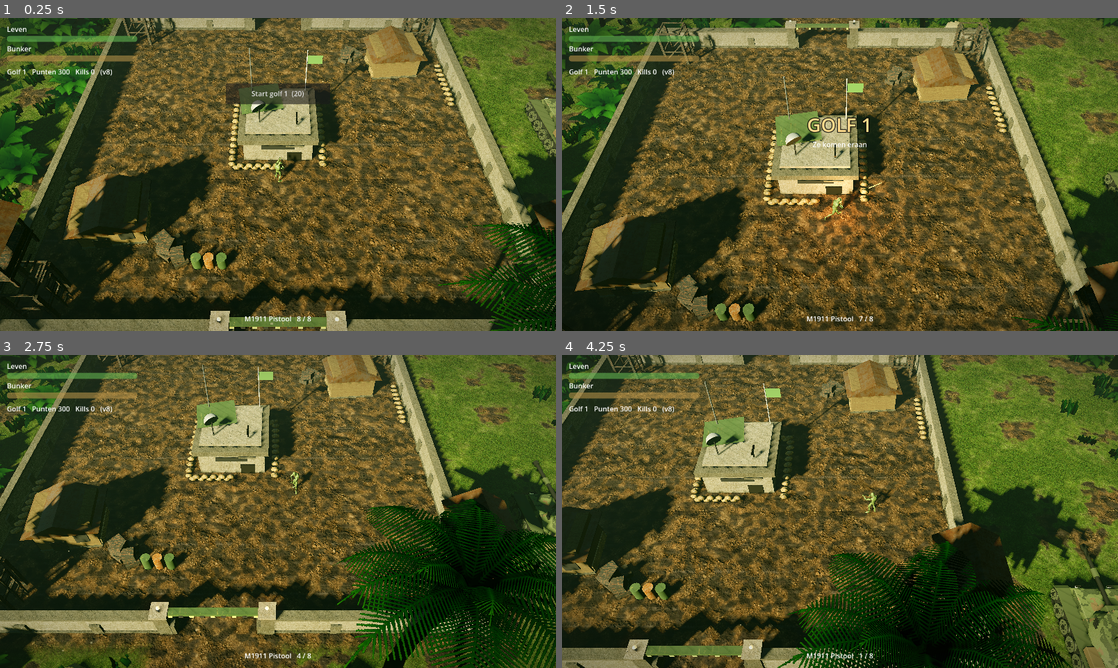
Above: before the commit, frames 1-4 (two rows, left to right).
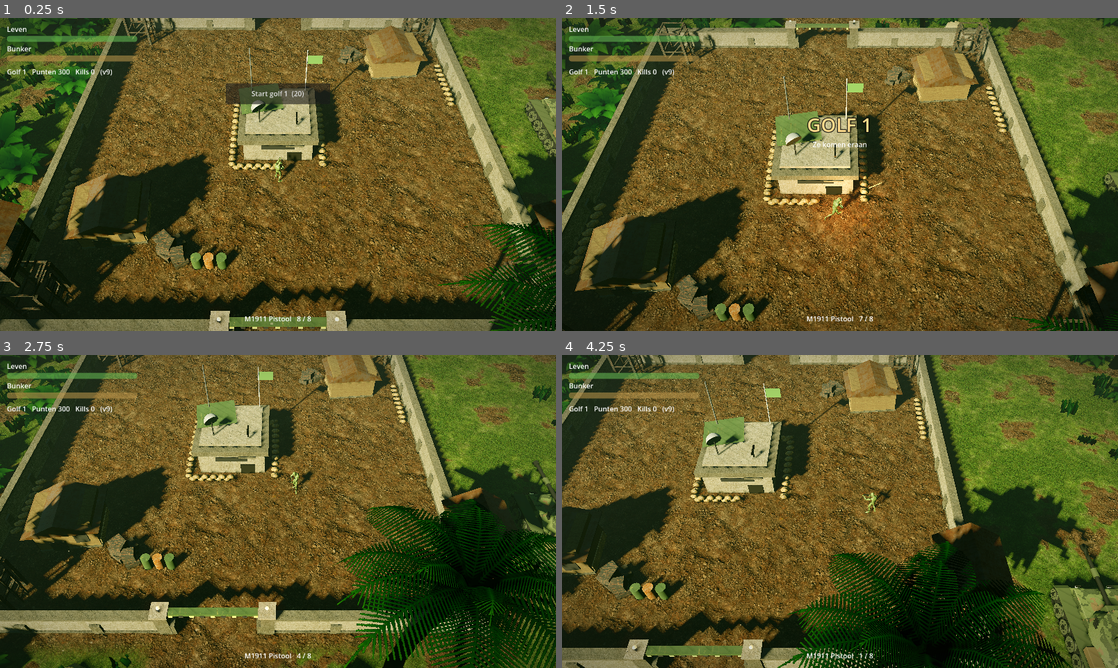
Above: after the commit, the same moments.

Repository: boodschappenmaatje/Bloedjungle-godot
Game: Godot game, scene res://scenes/main.tscn
Two runs of this game, one before a commit and one after it. Both use one fixed random seed, a clock stepped at 60 frames per second and the inputs below.
Inputs (mouse positions are in pixels of both pictures, inside the frame that each line leads up to):
- Up to frame 1 (0.25 s): no input
- Up to frame 2 (1.5 s): click "Start golf 1 (20)" at 0.5 s; move the mouse to (962, 158) at 1.27 s; hold D from 1.28 s (still down); click (962, 158) at 1.42 s
- Up to frame 3 (2.75 s): release D at 2 s; drag from (166, 527) to (250, 574) at 2.02 s
- Up to frame 4 (4.25 s): move the mouse to (895, 442) at 2.77 s; hold D 2.78-3.5 s; drag from (812, 574) to (673, 464) at 3.52 s

The runs differ from the first frame. In frame 1, 14% of the frame differs, in the area x 0-100%, y 0-100%; in frame 2, 16%; in frame 3, 13%; in frame 4, 12%.

Commit message:
Grond scherper en zonder lijnen: bandensporen-textuur eruit, naden gladgestreken, anisotrope filtering (v9)
Co-Authored-By: Claude Sonnet 5.5 <noreply@anthropic.com>
Claude-Session: https://claude.ai/code/session_01XZWExccfJCwQW5PZSu2NbC

Diff:
--- a/project.godot
+++ b/project.godot
@@ -42,6 +42,8 @@
 
 [rendering]
 
+textures/default_filters/anisotropic_filtering_level=3
+
 anti_aliasing/quality/screen_space_aa=1
 
 renderer/rendering_method="mobile"
--- a/scripts/hud.gd
+++ b/scripts/hud.gd
@@ -51,7 +51,7 @@
 		var w: Dictionary = Data.WEAPONS[p.weapon]
 		ammo.text = "%s   %s" % [w.name, "herladen..." if p.reload_t > 0.0 else "%d / %d" % [p.ammo, w.mag]]
 	base_bar.value = Game.base_hp / Game.base_max * 100.0
-	info.text = "Golf %d   Punten %d   Kills %d   (v8)" % [Game.wave, Game.points, Game.kills]
+	info.text = "Golf %d   Punten %d   Kills %d   (v9)" % [Game.wave, Game.points, Game.kills]
 
 
 func _on_banner(b: String, s: String, t: float) -> void:
--- a/scripts/level.gd
+++ b/scripts/level.gd
@@ -34,7 +34,7 @@
 	mat.set_shader_parameter("grass_tex", load("res://assets/textures/terrain/grass/base_color.jpg"))
 	mat.set_shader_parameter("jungle_tex", load("res://assets/textures/terrain/jungle_ground/base_color.jpg"))
 	mat.set_shader_parameter("dirt_tex", load("res://assets/textures/terrain/dry_earth/base_color.jpg"))
-	mat.set_shader_parameter("mud_tex", load("res://assets/textures/terrain/mud/base_color.jpg"))
+	mat.set_shader_parameter("mud_tex", load("res://assets/textures/terrain/gravel_rock/base_color.jpg"))
 	mat.set_shader_parameter("dirt_height", load("res://assets/textures/terrain/dry_earth/roughness.jpg"))
 	mat.set_shader_parameter("dirt_normal", load("res://assets/textures/terrain/dry_earth/normal_gl.jpg"))
 	mat.set_shader_parameter("compound", Data.COMPOUND)
--- a/shaders/ground.gdshader
+++ b/shaders/ground.gdshader
@@ -41,8 +41,8 @@
 	vec2 pp = p + vw.xz / max(vw.y, 0.25) * (hgt - 0.5) * 0.16;
 	vec3 d1 = texture(dirt_tex, pp * 0.11).rgb;
 	vec3 d2 = texture(mud_tex, pp * 0.09 + 0.5).rgb;
-	vec3 dirt = mix(d1, d2, smoothstep(0.3, 0.7, n2));
-	dirt *= (0.85 + 0.2 * n3) * vec3(0.58, 0.54, 0.5);
+	vec3 dirt = mix(d1, d2, 0.5 * smoothstep(0.3, 0.7, n2));
+	dirt *= (0.85 + 0.2 * n3) * vec3(0.52, 0.5, 0.47);
 
 	float box = max(abs(p.x), abs(p.y));
 	float inside = 1.0 - smoothstep(compound - 0.5, compound + 3.0, box);
Binary file changed: assets/textures/terrain/dry_earth/base_color.jpg
Binary file changed: assets/textures/terrain/dry_earth/normal_gl.jpg
Binary file changed: assets/textures/terrain/dry_earth/roughness.jpg
Binary file changed: assets/textures/terrain/gravel_rock/base_color.jpg
Binary file changed: assets/textures/terrain/gravel_rock/normal_gl.jpg
Binary file changed: assets/textures/terrain/gravel_rock/roughness.jpg
